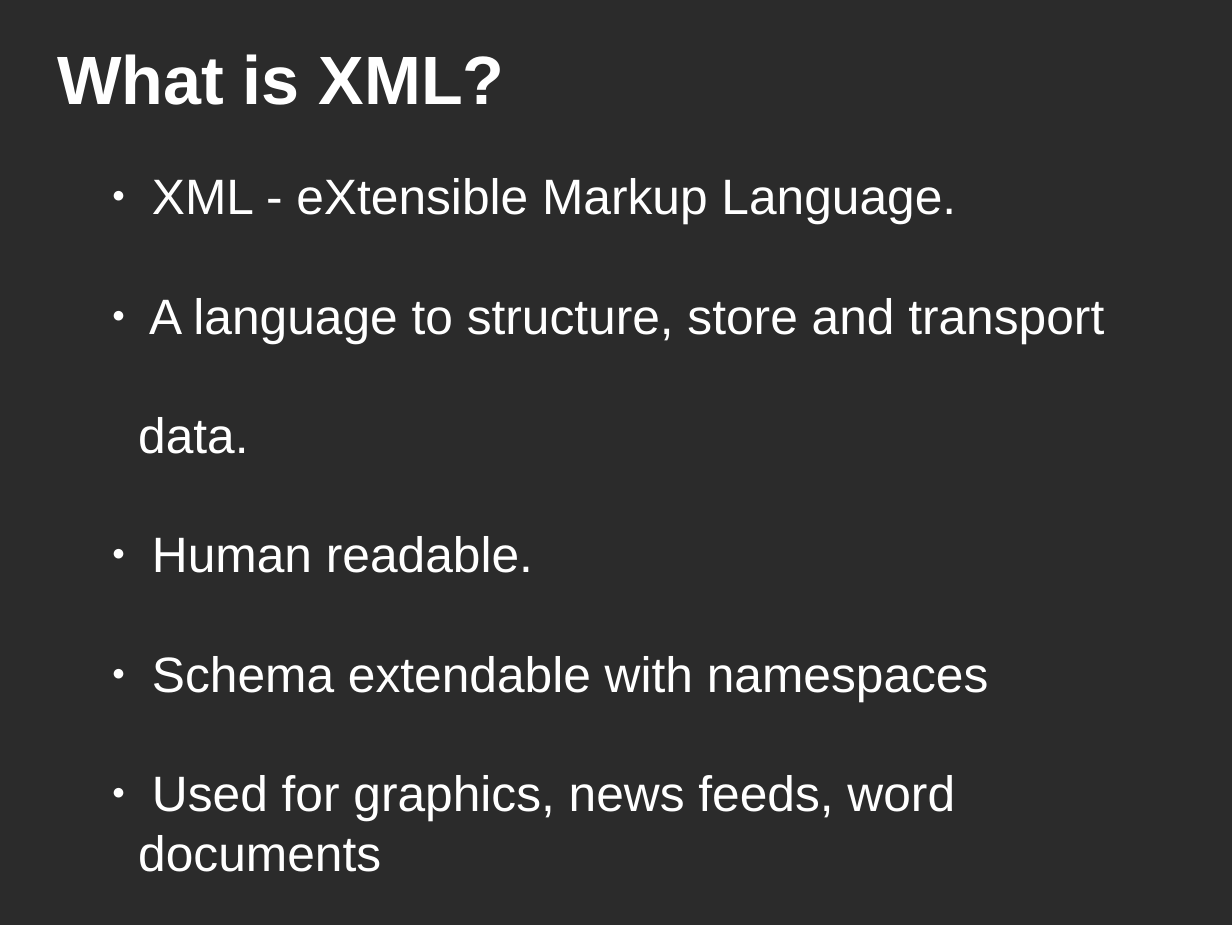
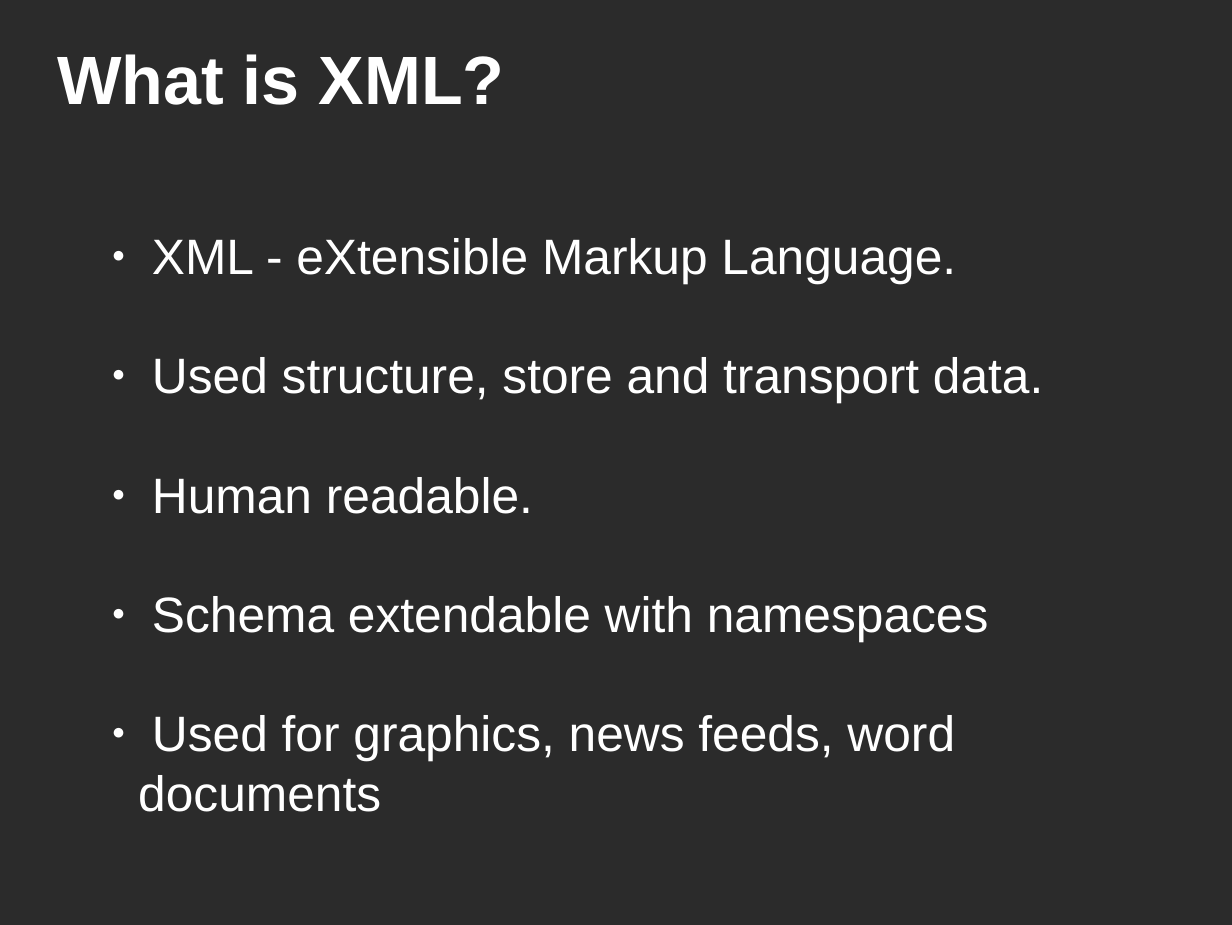
Before and after one commit to kratos12000/FastXMLDiff, a slide deck: slide 4 of Presentation/Slides.odp. Drawn at 1232x925 pixels with LibreOffice and Linux fonts; fonts in the diff are those of the drawing; background and template pictures are left out; a plain dark background stands for a picture behind light text. Boxes give left, top, right and bottom in pixels: in the first picture for what was removed or moved away, otherwise in the second. Text is boxed around its words. In the diff, an @@ line names an element or a change of style, - is before the commit and + after.

```diff
--- a/Presentation/Slides.odp
+++ b/Presentation/Slides.odp
@@ subtitle "XML - eXtensible Markup Language." moved from (x1=138, y1=178, x2=1104, y2=872) to (x1=138, y1=238, x2=1043, y2=812) @@
@@ subtitle at (x1=152, y1=357, x2=1043, y2=403): text changed @@
-● A language to structure, store and transport data.
+● Used structure, store and transport data.
```
Also in this commit, not shown: 5 other slides changed, 1 slide removed, 1 other file.
